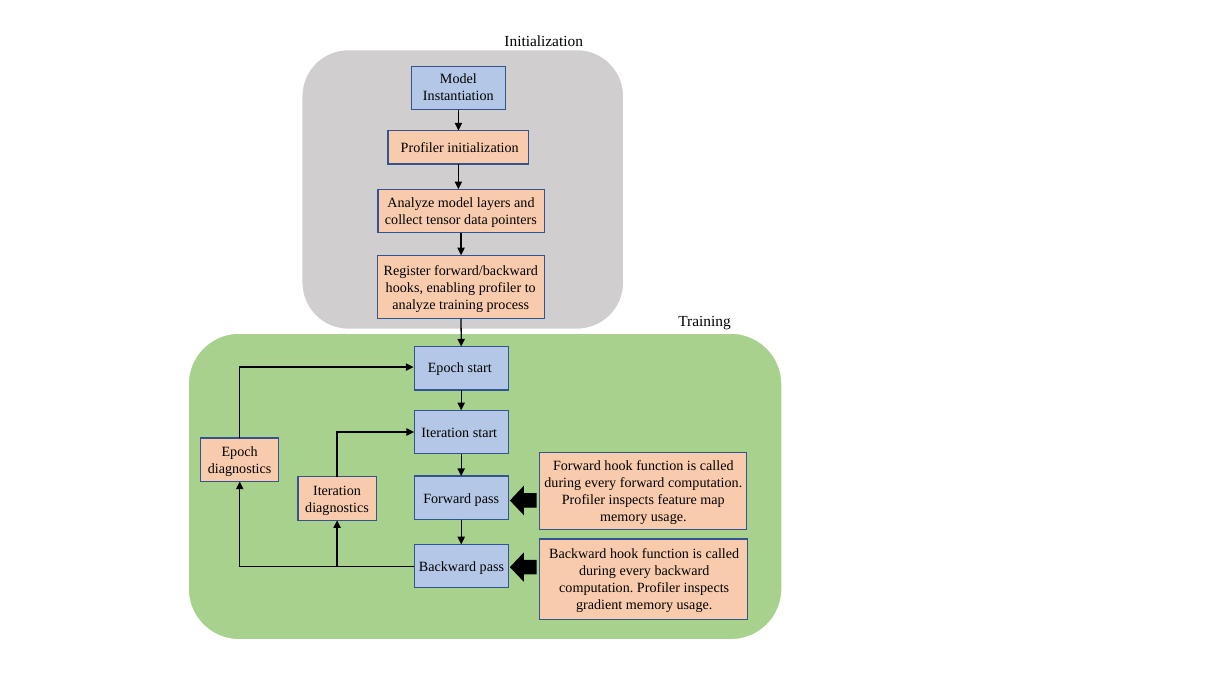
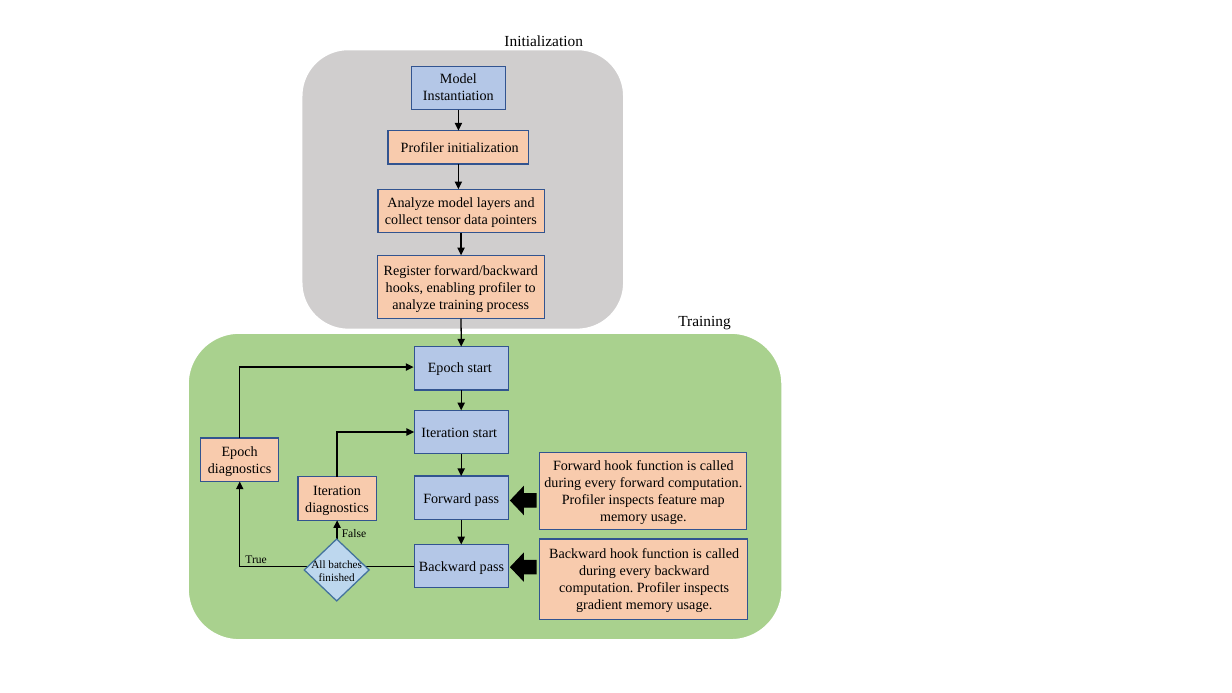
Before and after one commit to izaakniksan/engsci_thesis, a slide deck: slide 1 of final_report/diagrams.pptx. Drawn at 1232x693 pixels with LibreOffice and Linux fonts; fonts in the diff are those of the drawing. Boxes give left, top, right and bottom in pixels: in the first picture for what was removed or moved away, otherwise in the second. Text is boxed around its words. In the diff, an @@ line names an element or a change of style, - is before the commit and + after.

Commit message:
Updated system diagram

```diff
--- a/final_report/diagrams.pptx
+++ b/final_report/diagrams.pptx
@@ diamond added at bbox=[304, 539, 369, 601], fill #BDD7EE, outline #43739E 1 pt @@
@@ text added at bbox=[342, 529, 366, 537], 9 pt, text #000000 @@
+False
@@ text added at bbox=[245, 555, 266, 563], 9 pt, text #000000 @@
+True
@@ text added at bbox=[311, 559, 362, 584], 8.7 pt, text #000000 @@
+All batches finished
```
